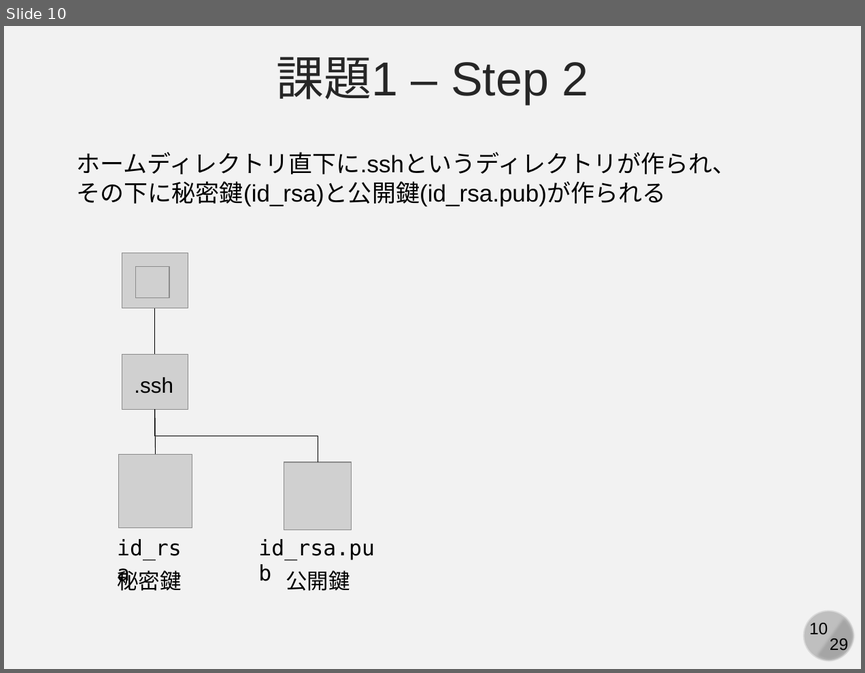
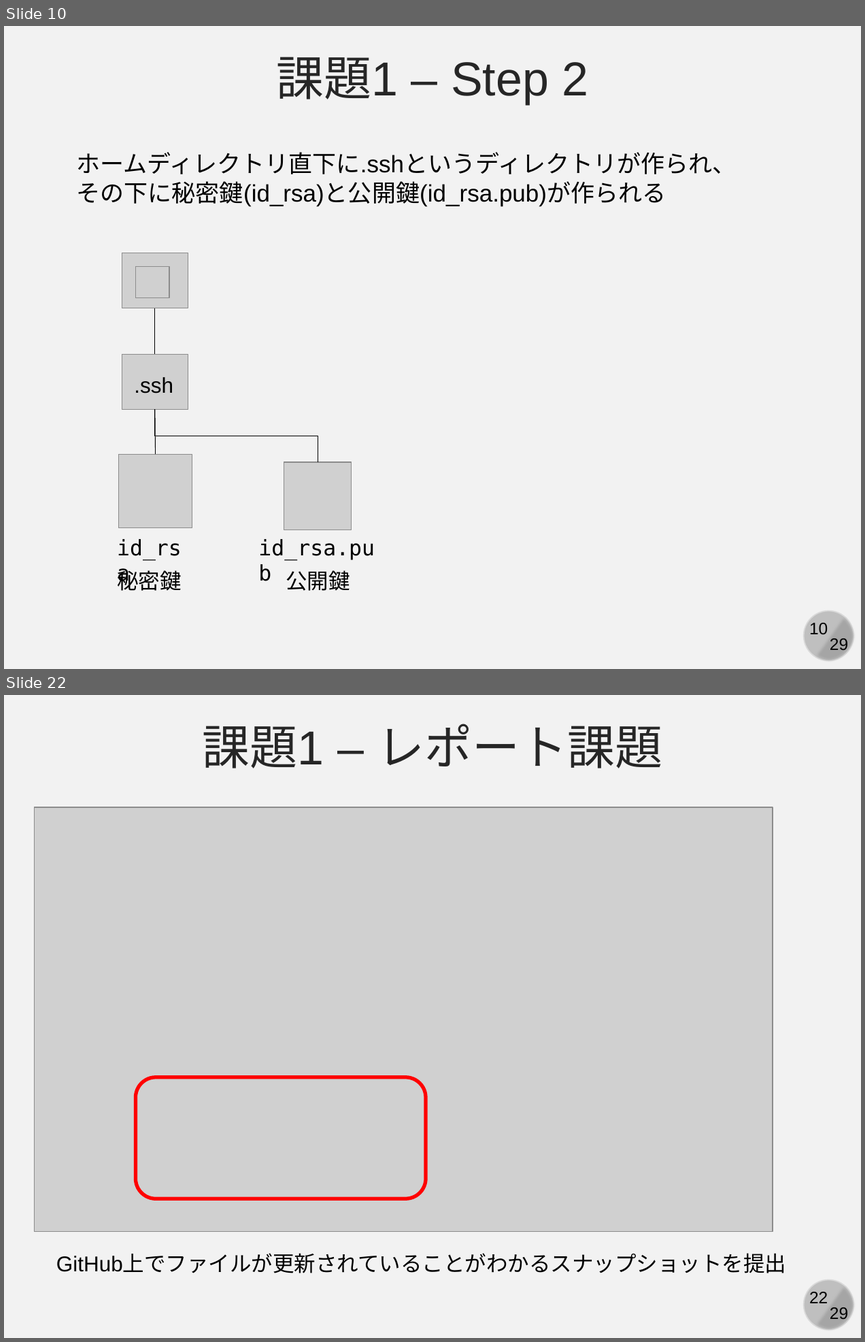
Before and after one commit to kaityo256/github, a slide deck: practice_github/fig/github_ex03.pptx. Shown one above the other, each under a label of ours: slide 10 before the commit, slides 10 and 22 after it; the slides between them are not shown. The pictures are 865x673 and 865x1342 pixels, drawn with LibreOffice and Linux fonts; fonts in the diff are those of the drawing; grey boxes stand for pictures. Boxes give left, top, right and bottom in pixels: in the first picture for what was removed or moved away, otherwise in the second. Text is boxed around its words. In the diff, an @@ line names an element or a change of style, - is before the commit and + after.

```diff
--- a/practice_github/fig/github_ex03.pptx
+++ b/practice_github/fig/github_ex03.pptx
@@ slide 22 added at (4, 695, 861, 1338), background #F2F2F2; not listed: 4 template elements that a slide beside it also shows @@
@@ text added at (203, 724, 662, 768), 40 pt, text #262626 @@
+課題1 – レポート課題
@@ picture added at (34, 807, 772, 1232) @@
@@ rounded rectangle added at (136, 1077, 426, 1199), outline #FF0000 3 pt @@
@@ text added at (56, 1254, 787, 1273), 18 pt, text #000000 @@
+GitHub上でファイルが更新されていることがわかるスナップショットを提出
```
Also in this commit, not shown: 7 slides changed, 4 other slides added, 1 other file.
